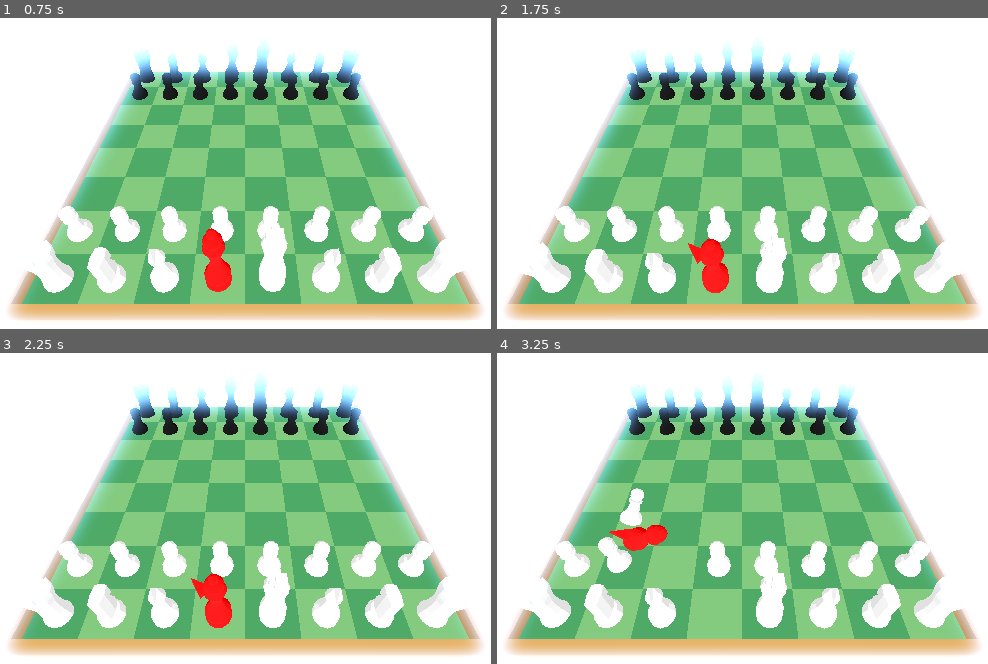
Above: before the commit, frames 1-4 (two rows, left to right).
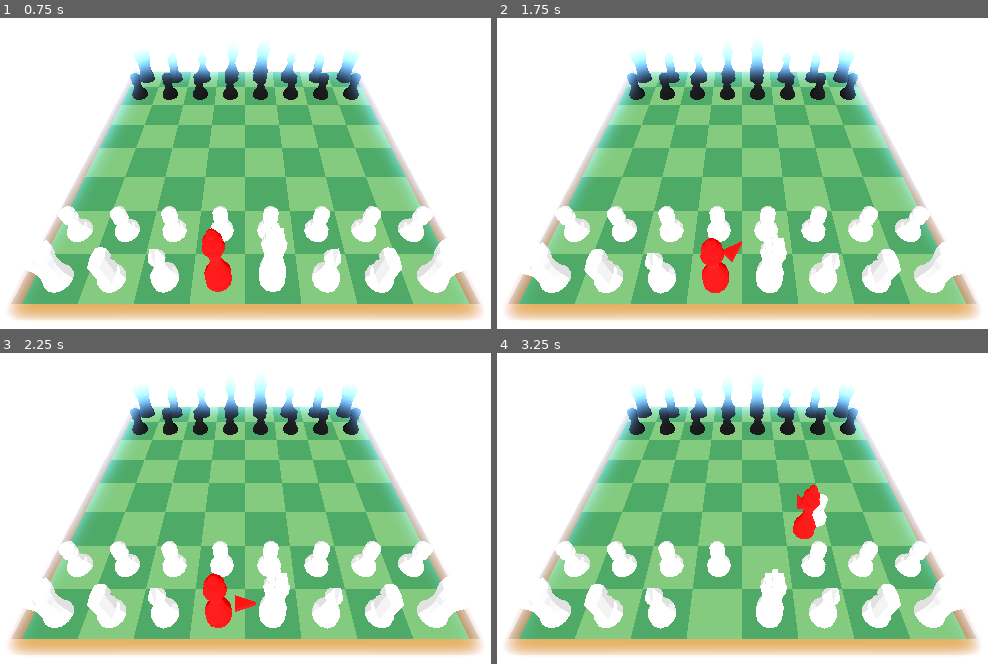
Above: after the commit, the same moments.

Repository: rickyguerin/Fairway-Chess-Jam-Submission
Game: Godot game, scene res://scenes/game.tscn
Same seed, same stepped clock (60 frames per second), same inputs: the game is played once before the commit and once after it.
Inputs (mouse positions are in pixels of both pictures, inside the frame that each line leads up to):
- Up to frame 1 (0.75 s): move the mouse to (206, 238) at 0.52 s; hold A (A) from 0.53 s (still down); click (206, 238) at 0.67 s
- Up to frame 2 (1.75 s): tap D (D) at 0.8, 1.35 s; move the mouse to (983, 217) at 1.27 s; release A (A) at 1.28 s; click (983, 217) at 1.42 s; tap E (E) at 1.55 s
- Up to frame 3 (2.25 s): tap Enter at 2 s; move the mouse to (4, 415) at 2.02 s; hold E (E) from 2.03 s (still down); click (4, 415) at 2.17 s
- Up to frame 4 (3.25 s): tap Q (Q) at 2.3, 2.85 s; tap Space (Space) at 2.75 s; move the mouse to (781, 483) at 2.77 s; release E (E) at 2.78 s; click (781, 483) at 2.92 s; tap A (A) at 3.05 s

Frame 1 is identical in both runs. In frame 2, 0.2% of the frame differs, in the area x 11-89%, y 63-88%; in frame 3, 0.2%; in frame 4, 2.9%, in the area x 11-88%, y 42-78%.

Commit message:
Correctly handle Q and E
Move handling into integrate forces and use looking_at

Diff:
--- a/godot/scenes/pieces/white/WhiteBishop.tscn
+++ b/godot/scenes/pieces/white/WhiteBishop.tscn
@@ -15,7 +15,7 @@
 contact_monitor = true
 can_sleep = false
 script = ExtResource("2_oex1b")
-starting_directions = Array[float]([45.0, 135.0, 225.0, 315.0])
+allowed_directions = Array[Vector3]([Vector3(1, 0, -1), Vector3(1, 0, 1), Vector3(-1, 0, 1), Vector3(-1, 0, -1)])
 
 [node name="Mesh" parent="." index="0"]
 surface_material_override/0 = ExtResource("3_ix12v")
--- a/godot/scenes/pieces/white/WhitePawn.tscn
+++ b/godot/scenes/pieces/white/WhitePawn.tscn
@@ -17,7 +17,7 @@
 script = ExtResource("2_qku0v")
 max_impulse = 8.0
 max_angle = 45.0
-starting_directions = Array[float]([0.0])
+allowed_directions = Array[Vector3]([Vector3(0, 0, -1)])
 
 [node name="Mesh" parent="." index="0"]
 surface_material_override/0 = ExtResource("3_5uete")
--- a/godot/scenes/pieces/white/WhiteRook.tscn
+++ b/godot/scenes/pieces/white/WhiteRook.tscn
@@ -15,7 +15,7 @@
 contact_monitor = true
 can_sleep = false
 script = ExtResource("2_64irf")
-starting_directions = Array[float]([0.0, 90.0, 180.0, 270.0])
+allowed_directions = Array[Vector3]([Vector3(0, 0, -1), Vector3(1, 0, 0), Vector3(0, 0, 1), Vector3(-1, 0, 0)])
 
 [node name="Mesh" parent="." index="0"]
 surface_material_override/0 = ExtResource("2_xymww")
--- a/godot/scripts/PlayerPiece.gd
+++ b/godot/scripts/PlayerPiece.gd
@@ -9,9 +9,17 @@
 
 @export var max_impulse := 24.0
 @export var impulse_direction := Vector3(0, 0, -1)
-
 @export var max_angle := 10.0
-@export var starting_directions: Array[float] = [0, 45, 90, 135, 180, 225, 270, 315]
+@export var allowed_directions: Array[Vector3] = [
+	Vector3.FORWARD,
+	Vector3.FORWARD + Vector3.RIGHT,
+	Vector3.RIGHT,
+	Vector3.RIGHT + Vector3.BACK,
+	Vector3.BACK,
+	Vector3.BACK + Vector3.LEFT,
+	Vector3.LEFT,
+	Vector3.LEFT + Vector3.FORWARD,
+]
 
 @onready var direction_index := 0
 @onready var mouse_is_hovering := false
@@ -38,14 +46,6 @@
 		var d = (transform.basis * impulse_direction).normalized()
 		apply_impulse(d * max_impulse)
 
-	if event.is_action_pressed("Q"):
-		direction_index -= 1
-		direction_index = posmod(direction_index, len(starting_directions))
-
-	if event.is_action_pressed("E"):
-		direction_index += 1
-		direction_index = posmod(direction_index, len(starting_directions))
-
 
 func _process(delta):
 	rotation_direction = 0
@@ -58,7 +58,21 @@
 
 
 func _integrate_forces(state):
+	if not is_selected:
+		return
+
 	var trans = state.get_transform()
+
+	if Input.is_action_just_pressed("Q"):
+		direction_index -= 1
+		direction_index = posmod(direction_index, len(allowed_directions))
+		trans = trans.looking_at(trans.origin + allowed_directions[direction_index])
+
+	if Input.is_action_just_pressed("E"):
+		direction_index += 1
+		direction_index = posmod(direction_index, len(allowed_directions))
+		trans = trans.looking_at(trans.origin + allowed_directions[direction_index])
+
 	trans = trans.rotated_local(Vector3.UP, deg_to_rad(rotation_direction * ROTATION_SPEED))
 	state.set_transform(trans)
 
@@ -67,7 +81,6 @@
 	$Mesh.material_override = SELECTED_MATERIAL
 	$Arrow.visible = true
 	is_selected = true
-	direction_index = 0
 
 
 func unselect():
